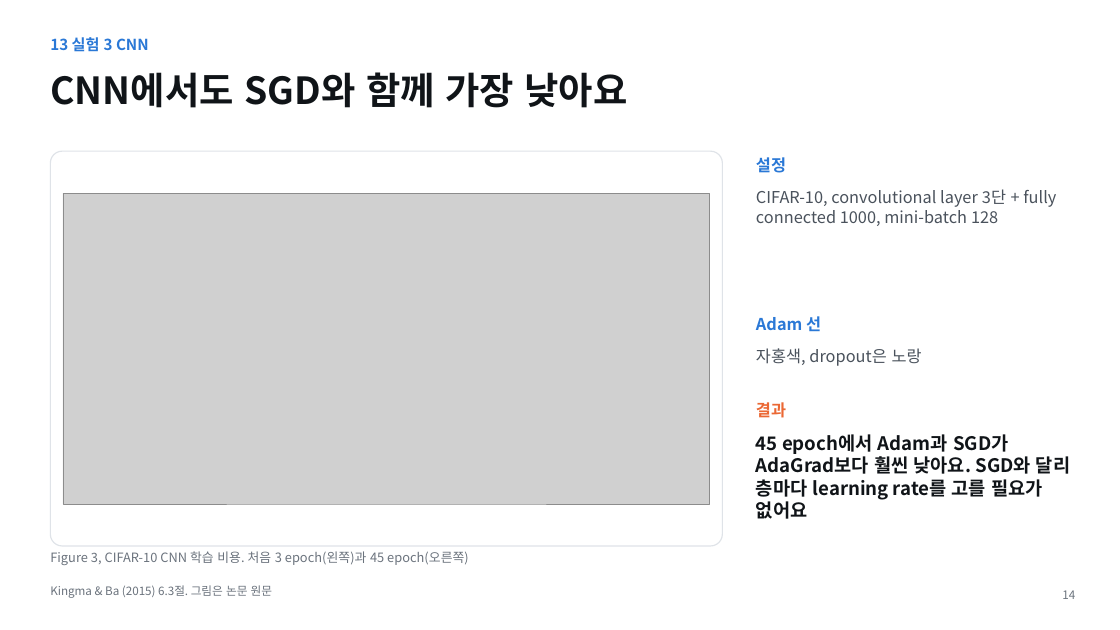
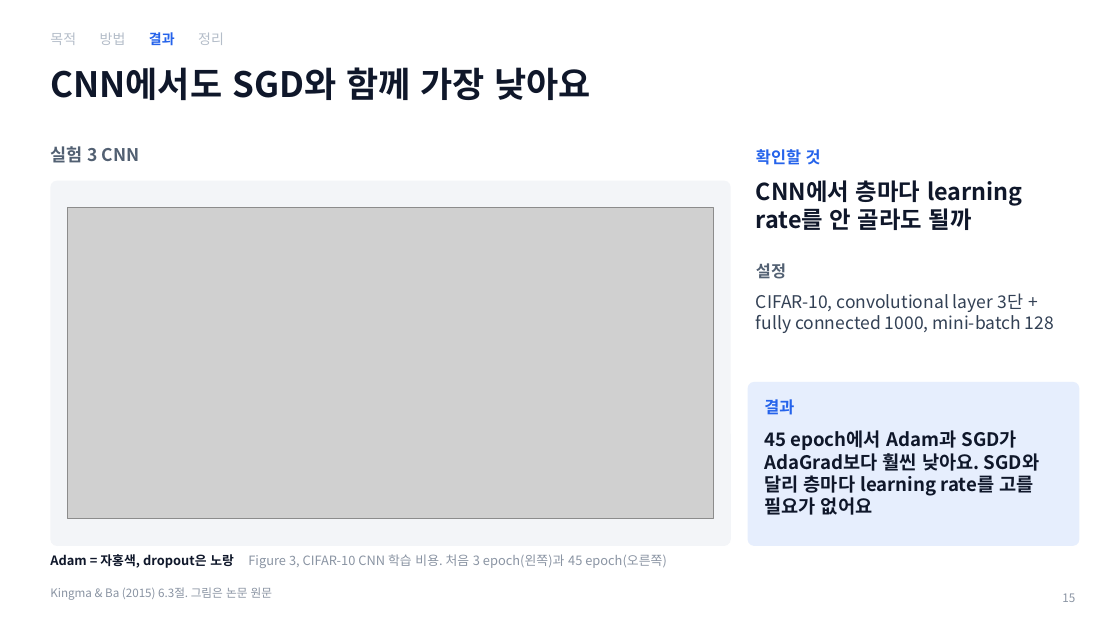
Before and after one commit to tkdgh123/tkdgh123.github.io, a slide deck: slide 15 of adam/Adam_PaperSeminar.pptx (slide 14 before the commit). Drawn at 1120x630 pixels with LibreOffice and Linux fonts; fonts in the diff are those of the drawing; grey boxes stand for pictures. Boxes give left, top, right and bottom in pixels: in the first picture for what was removed or moved away, otherwise in the second. Text is boxed around its words. In the diff, an @@ line names an element or a change of style, - is before the commit and + after.

```diff
--- a/adam/Adam_PaperSeminar.pptx
+++ b/adam/Adam_PaperSeminar.pptx
@@ text added at bbox=[50, 32, 224, 45], 12 pt, text #B4BDC9 @@
+목적 방법 결과 정리
@@ title "CNN에서도 SGD와 함께 가장 낮아요" at bbox=[50, 67, 591, 100]: size 32 to 30 pt, text colour #101418 to #0F172A @@
@@ text at bbox=[50, 146, 140, 163]: text changed; size 13 to 15 pt; text colour #2A78D6 to #526072 @@
-13 실험 3 CNN
+실험 3 CNN
@@ text added at bbox=[756, 149, 821, 165], 14 pt, text #2563EB, bold @@
+확인할 것
@@ rounded rectangle: place and size @@
-rounded rectangle at bbox=[50, 151, 723, 546]
+rounded rectangle at bbox=[50, 181, 731, 546]
@@ rounded rectangle at bbox=[50, 181, 731, 546]: fill #FFFFFF to #F3F5F8; outline #DFE3E8 1 pt to none; proportions changed @@
@@ picture: place and size @@
-picture at bbox=[63, 193, 710, 504]
+picture at bbox=[67, 208, 714, 518]
@@ text added at bbox=[756, 180, 1023, 230], 20 pt, text #0F172A, bold @@
+CNN에서 층마다 learning rate를 안 골라도 될까
@@ text "설정": place and size @@
-text "설정" at bbox=[756, 157, 786, 173]
+text "설정" at bbox=[756, 263, 786, 279]
@@ text "설정" at bbox=[756, 263, 786, 279]: text colour #2A78D6 to #526072 @@
@@ text "CIFAR-10, convolutional layer 3단 + ...": place and size @@
-text "CIFAR-10, convolutional layer 3단 + ..." at bbox=[756, 189, 1056, 226]
+text "CIFAR-10, convolutional layer 3단 + ..." at bbox=[756, 293, 1054, 333]
@@ text "CIFAR-10, convolutional layer 3단 + ..." at bbox=[756, 293, 1054, 333]: size 14 to 15 pt, text colour #4A525C to #334155 @@
@@ text removed at bbox=[756, 316, 821, 332] @@
-Adam 선
@@ text removed at bbox=[756, 348, 922, 366] @@
-자홍색, dropout은 노랑
@@ rounded rectangle added at bbox=[748, 382, 1080, 546], fill #E6EEFD @@
@@ text "결과": place and size @@
-text "결과" at bbox=[756, 402, 786, 418]
+text "결과" at bbox=[764, 399, 794, 415]
@@ text "결과" at bbox=[764, 399, 794, 415]: text colour #EB6834 to #2563EB @@
@@ text "45 epoch에서 Adam과 SGD가 AdaGrad보다 ...": place and size @@
-text "45 epoch에서 Adam과 SGD가 AdaGrad보다 ..." at bbox=[756, 434, 1070, 519]
+text "45 epoch에서 Adam과 SGD가 AdaGrad보다 ..." at bbox=[764, 430, 1039, 515]
@@ text "45 epoch에서 Adam과 SGD가 AdaGrad보다 ..." at bbox=[764, 430, 1039, 515]: text colour #101418 to #0F172A @@
@@ text at bbox=[50, 554, 667, 568]: text changed; text colour #6B737D to #8A94A3 @@
-Figure 3, CIFAR-10 CNN 학습 비용. 처음 3 epoch(왼쪽)과 45 epoch(오른쪽)
+Adam = 자홍색, dropout은 노랑 Figure 3, CIFAR-10 CNN 학습 비용. 처음 3 epoch(왼쪽)과 45 epoch(오른쪽)
@@ text "Kingma & Ba (2015) 6.3절. ..." at bbox=[50, 587, 272, 600]: text colour #6B737D to #8A94A3 @@
@@ page number removed at bbox=[1062, 590, 1075, 599] @@
-14
@@ page number added at bbox=[1062, 593, 1075, 602], 10 pt, text #8A94A3 @@
+15
```
Also in this commit, not shown: 15 other slides changed, 2 slides added, 1 slide removed, 3 other files.
